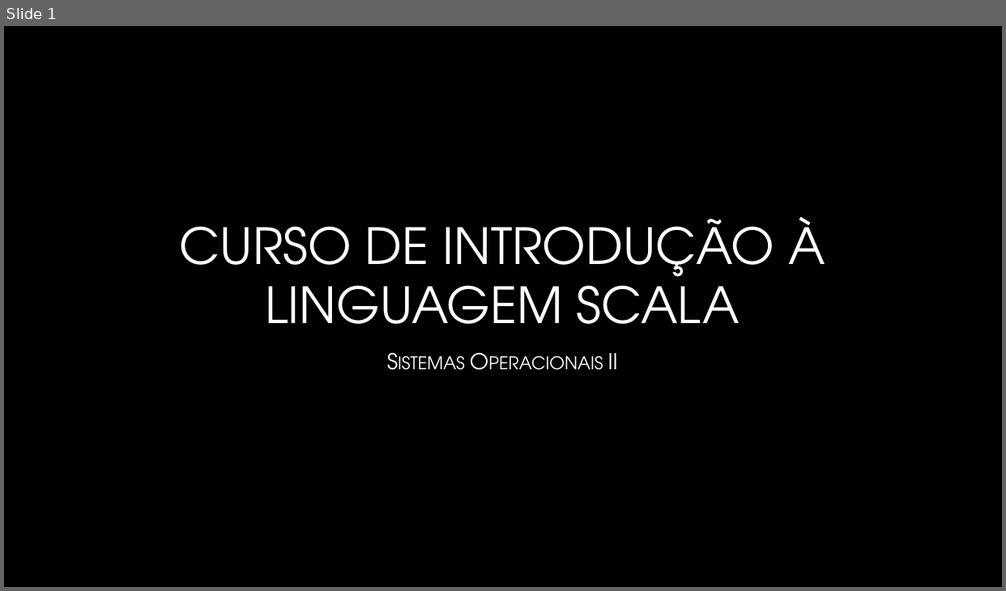
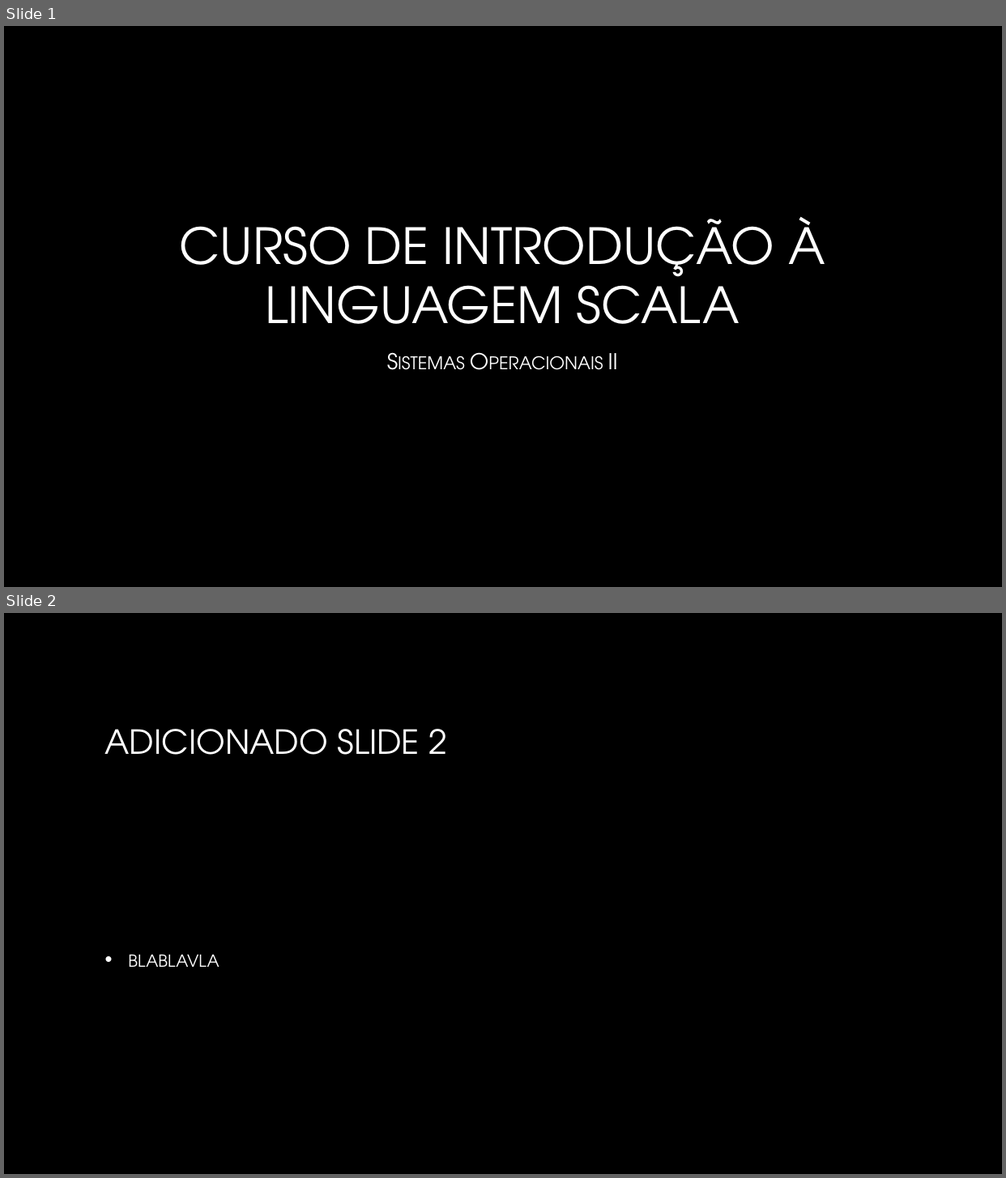
Before and after one commit to fmassaretto/trabalhoScala, a slide deck: Curso de Introdução à linguagem Scala.pptx. Shown one above the other, each under a label of ours: slide 1 before the commit, slides 1 and 2 after it. The pictures are 1006x591 and 1006x1178 pixels, drawn with LibreOffice and Linux fonts; fonts in the diff are those of the drawing; background and template pictures are left out. Boxes give left, top, right and bottom in pixels: in the first picture for what was removed or moved away, otherwise in the second. Text is boxed around its words. In the diff, an @@ line names an element or a change of style, - is before the commit and + after.

Commit message:
adicionado slide 2

```diff
--- a/Curso de Introdução à linguagem Scala.pptx
+++ b/Curso de Introdução à linguagem Scala.pptx
@@ slide 2 added at box(4, 613, 1002, 1174), background picture (left out) @@
@@ title added at box(105, 729, 447, 755), 32 pt, text gradient #FFFFFF to #A6A6A6 @@
+ADICIONADO SLIDE 2
@@ text added at box(128, 955, 219, 967), 20 pt, text gradient #FFFFFF to #BFBFBF, small capitals @@
+• blablavla
```
